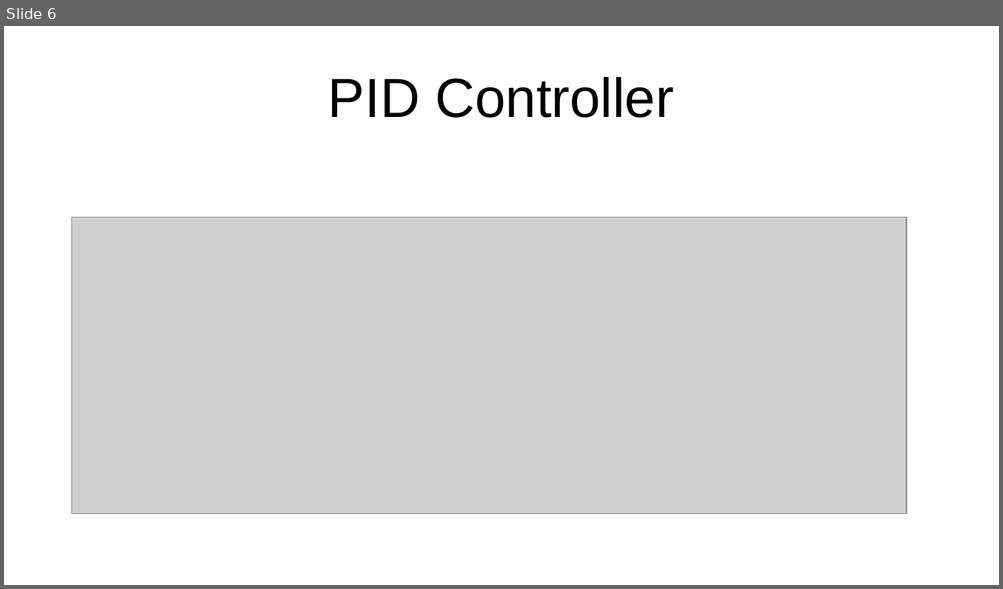
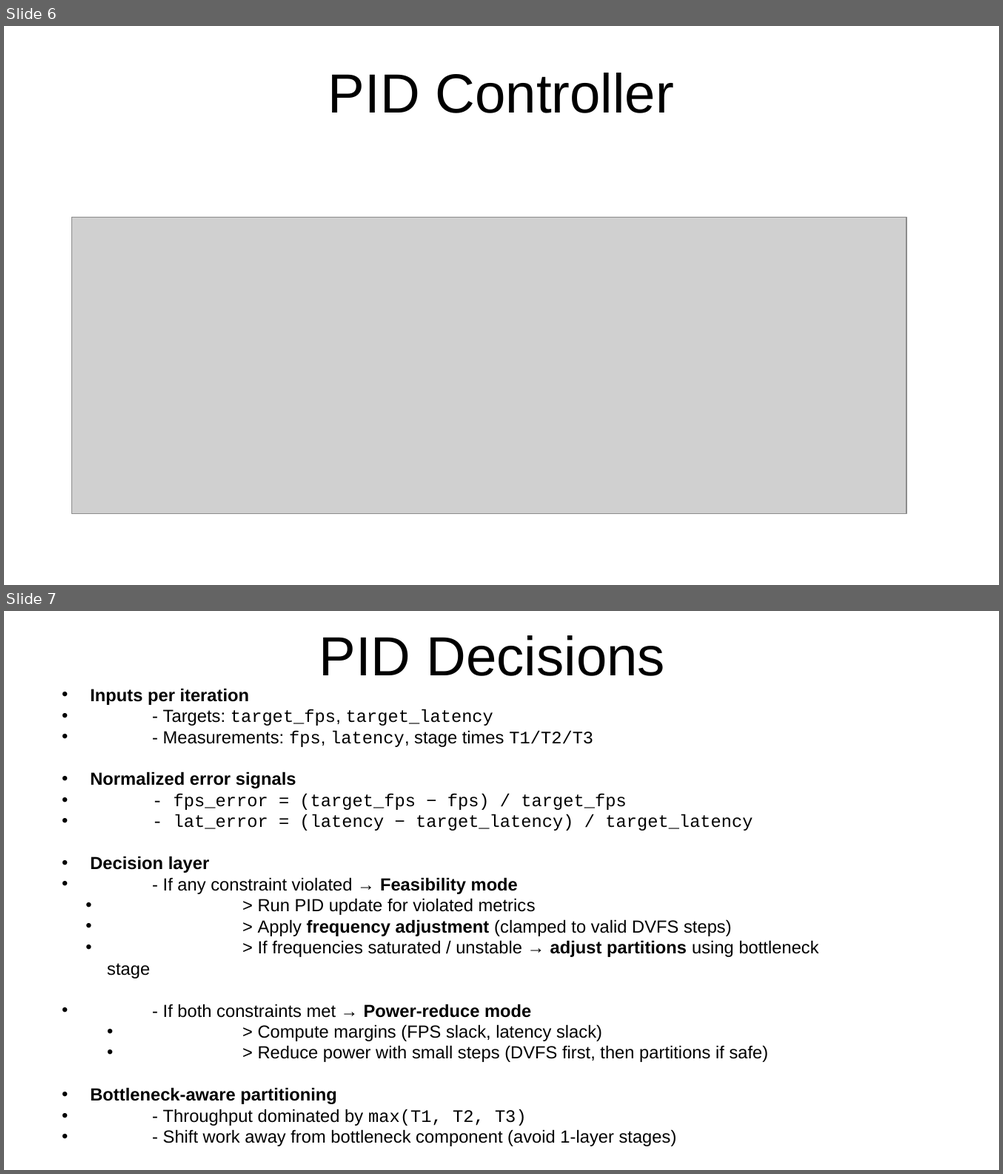
Before and after one commit to ar000001/power-optimization-governor, a slide deck: presentation/Governor Presentation.pptx. Shown one above the other, each under a label of ours: slide 6 before the commit, slides 6 and 7 after it. The pictures are 1003x589 and 1003x1174 pixels, drawn with LibreOffice and Linux fonts; fonts in the diff are those of the drawing; grey boxes stand for pictures. Boxes give left, top, right and bottom in pixels: in the first picture for what was removed or moved away, otherwise in the second. Text is boxed around its words. In the diff, an @@ line names an element or a change of style, - is before the commit and + after.

```diff
--- a/presentation/Governor Presentation.pptx
+++ b/presentation/Governor Presentation.pptx
@@ slide 7 added at [4,611,999,1170], background #FFFFFF @@
@@ title added at [319,635,665,676], 44 pt, text #000000 @@
+PID Decisions
@@ text added at [90,688,819,1147], 14 pt, text #000000 @@
+• Inputs per iteration
+• - Targets: target_fps, target_latency
+• - Measurements: fps, latency, stage times T1/T2/T3
+• Normalized error signals
+• - fps_error = (target_fps − fps) / target_fps
+• - lat_error = (latency − target_latency) / target_latency
+• Decision layer
+• - If any constraint violated → Feasibility mode
+                • > Run PID update for violated metrics
+      • > Apply frequency adjustment (clamped to valid DVFS steps)
+      • > If frequencies saturated / unstable → adjust partitions using bottleneck stage
+• - If both constraints met → Power-reduce mode
+  • > Compute margins (FPS slack, latency slack)
+  • > Reduce power with small steps (DVFS first, then partitions if safe)
+• Bottleneck-aware partitioning
+• - Throughput dominated by max(T1, T2, T3)
+• - Shift work away from bottleneck component (avoid 1-layer stages)
@@ slide 6 changed as well @@
@@ title "PID Controller" at [328,73,674,113]: line spacing 1 to 0.9 @@
```
Also in this commit, not shown: 6 other slides changed, 1 slide removed.
